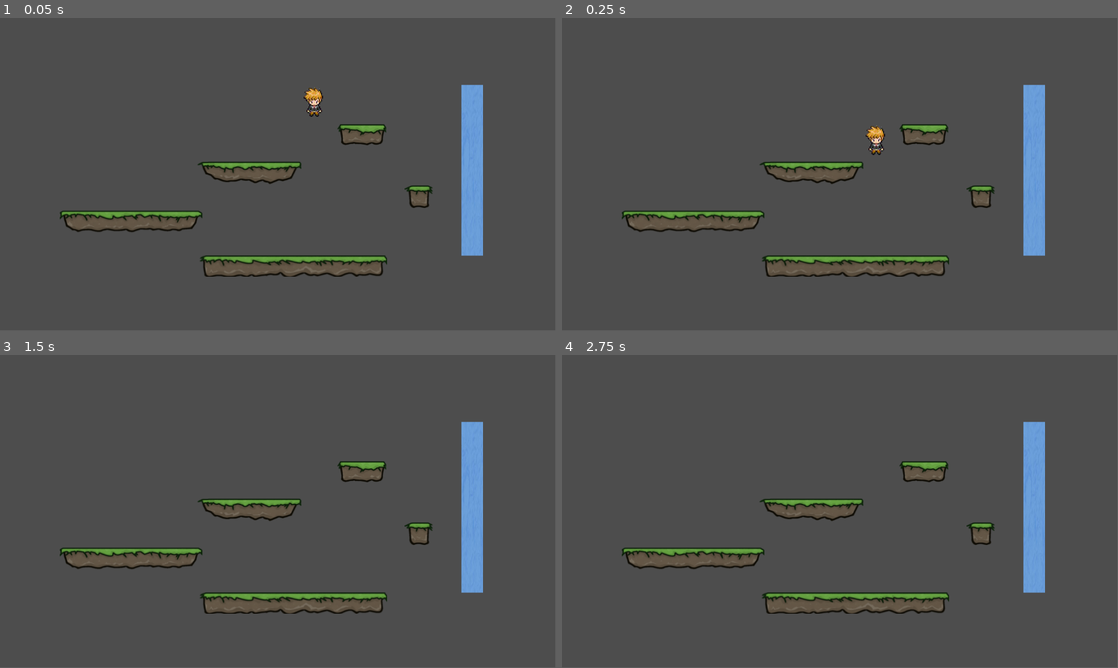
Above: before the commit, frames 1-4 (two rows, left to right).
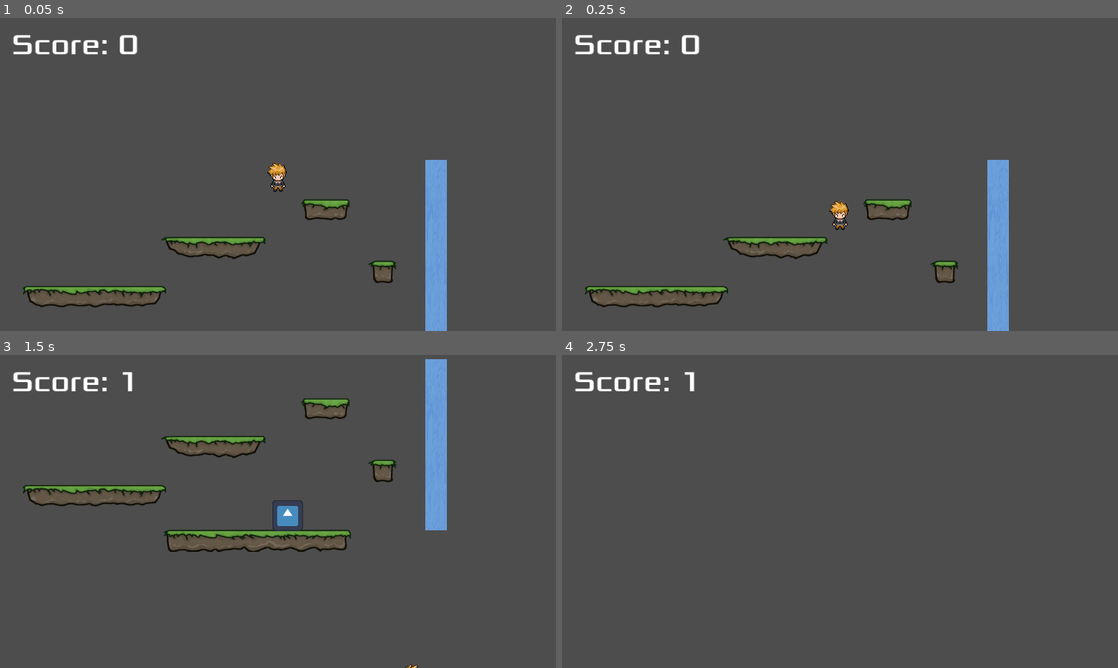
Above: after the commit, the same moments.

Repository: mflash/meujogo20241_31
Game: Godot game, scene res://game.tscn
Same seed, same stepped clock (60 frames per second), same inputs: the game is played once before the commit and once after it. The engine's default icon, where the game draws it, is replaced by a stand-in: a white triangle on a blue panel in a dark square.
Inputs (mouse positions are in pixels of both pictures, inside the frame that each line leads up to):
- Up to frame 1 (0.05 s): no input
- Up to frame 2 (0.25 s): no input
- Up to frame 3 (1.5 s): move the mouse to (400, 495) at 0.52 s; hold D (right) from 0.53 s (still down); tap Space (jump) at 0.6, 0.77, 1.07 s; move the mouse to (166, 527) at 1.27 s; click (166, 527) at 1.35 s
- Up to frame 4 (2.75 s): tap Space (jump) at 1.52, 1.55, 1.82, 2.1 s; move the mouse to (895, 442) at 2.02 s; release D (right) at 2.03 s; hold A (left) from 2.03 s (still down)
In our replay, the window is 799x449 before the commit and 800x450 after it. These sizes can differ from the game's own. Grey fills any space a smaller window leaves; there, only what the larger window draws over its background counts as a difference.

The runs differ from the first frame. In frame 1, 10% of the frame differs, in the area x 2-87%, y 5-100%; in frame 2, 10%; in frame 3, 11%, in the area x 2-87%, y 1-100%; in frame 4, 5.8%.

Commit message:
Janela 2D, Câmera e comunicação entre scripts; instanciação de objetos

Diff:
--- a/anim_player.gd
+++ b/anim_player.gd
@@ -4,6 +4,9 @@
 @export var jump_speed := -1000.0
 @export var gravity := 2500.0
 @onready var sprite = $PlayerSprite
+@onready var box := preload("res://box.tscn")
+
+signal jumped
 
 #func _ready() -> void:
 	#sprite = $PlayerSprite
@@ -19,6 +22,17 @@
 
 	if is_on_floor() and jump:
 		velocity.y = jump_speed
+		#jumped.emit()
+
+		# Usando grupos:
+		get_tree().call_group("HUD", "updateScore")
+
+		# Instanciando cenas (nodos)
+		var b := box.instantiate()
+		# global_position para pegar a pos. no universo
+		b.position = global_position
+		# owner é o "dono" do nodo, ou seja, a raiz da cena
+		owner.add_child(b)
 	velocity.x = vel * speed
 
 func animate():
--- a/anim_player.tscn
+++ b/anim_player.tscn
@@ -153,3 +153,5 @@
 visible = false
 position = Vector2(-2, 1)
 shape = SubResource("RectangleShape2D_2nuhp")
+
+[node name="Camera2D" type="Camera2D" parent="."]
--- /dev/null
+++ b/box.tscn
@@ -0,0 +1,15 @@
+[gd_scene load_steps=3 format=3 uid="uid://dbiiblqkxjj0q"]
+
+[ext_resource type="Texture2D" uid="uid://cycs4n83c7qx8" path="res://icon.svg" id="1_b2314"]
+
+[sub_resource type="RectangleShape2D" id="RectangleShape2D_052pn"]
+size = Vector2(128, 128)
+
+[node name="Box" type="Area2D"]
+scale = Vector2(0.5, 0.5)
+
+[node name="SpriteBox" type="Sprite2D" parent="."]
+texture = ExtResource("1_b2314")
+
+[node name="CollisionShape2D" type="CollisionShape2D" parent="."]
+shape = SubResource("RectangleShape2D_052pn")
--- /dev/null
+++ b/game.gd
@@ -0,0 +1,27 @@
+extends Node2D
+
+# Script de controle principal
+
+@onready var player : CharacterBody2D = $AnimPlayer
+@onready var hud : CanvasLayer = $HUD
+
+var gameScore : int = 0
+
+# Called when the node enters the scene tree for the first time.
+func _ready() -> void:
+	pass # Replace with function body.
+	print("Jogo começou!")
+	print("Pos:"+str(player.position))
+	#player.connect("jumped", _on_jumped)
+
+# chamado via call_group
+func updateScore():
+	print("updateScore do game!")
+	gameScore += 1
+	# Pede para o hud atualizar o score na tela
+	hud.setScore(gameScore)
+
+# callback do signal jumped
+func _on_jumped():
+	print("Jumped!")
+	updateScore()
--- a/game.tscn
+++ b/game.tscn
@@ -1,12 +1,15 @@
-[gd_scene load_steps=14 format=3 uid="uid://cf6j0u3pd3q70"]
+[gd_scene load_steps=17 format=3 uid="uid://cf6j0u3pd3q70"]
 
 [ext_resource type="PackedScene" uid="uid://cwevdboaafka1" path="res://anim_player.tscn" id="1_2d1uw"]
+[ext_resource type="Script" path="res://game.gd" id="1_dxcxe"]
 [ext_resource type="Texture2D" uid="uid://bjn7wd6c1pr1b" path="res://bricks/Bluerock_Texture.jpg" id="2_j2twy"]
 [ext_resource type="Texture2D" uid="uid://bwahhpo8f1twq" path="res://grass/grass1.png" id="3_k7s11"]
 [ext_resource type="Texture2D" uid="uid://ue8pbs8rpww1" path="res://grass/grass2.png" id="4_e11cx"]
 [ext_resource type="Texture2D" uid="uid://bswa42qlqa4rl" path="res://grass/grass3.png" id="5_ljeqp"]
 [ext_resource type="Texture2D" uid="uid://s4h65j5lrn8g" path="res://grass/grass4.png" id="6_3b42s"]
 [ext_resource type="Texture2D" uid="uid://c1842t64r54gl" path="res://grass/grass5.png" id="7_jlvks"]
+[ext_resource type="FontFile" uid="uid://172g7mvsjck2" path="res://Xolonium-Regular.ttf" id="9_1aidq"]
+[ext_resource type="Script" path="res://hud.gd" id="9_s4hix"]
 
 [sub_resource type="RectangleShape2D" id="RectangleShape2D_5djgs"]
 size = Vector2(42, 353)
@@ -26,10 +29,22 @@
 [sub_resource type="RectangleShape2D" id="RectangleShape2D_jp84x"]
 size = Vector2(39, 41)
 
-[node name="Game" type="Node2D"]
+[node name="Game" type="Node2D" groups=["HUD"]]
+script = ExtResource("1_dxcxe")
 
 [node name="AnimPlayer" parent="." instance=ExtResource("1_2d1uw")]
 position = Vector2(652, 169)
+
+[node name="Camera2D" parent="AnimPlayer" index="2"]
+position_smoothing_enabled = true
+drag_horizontal_enabled = true
+drag_vertical_enabled = true
+drag_left_margin = 0.5
+drag_top_margin = 0.5
+drag_right_margin = 0.5
+drag_bottom_margin = 0.5
+editor_draw_limits = true
+editor_draw_drag_margin = true
 
 [node name="StaticBody2D" type="StaticBody2D" parent="."]
 position = Vector2(980, 316)
@@ -104,4 +119,18 @@
 position = Vector2(0.5, -1.5)
 shape = SubResource("RectangleShape2D_jp84x")
 
+[node name="HUD" type="CanvasLayer" parent="." groups=["HUD"]]
+script = ExtResource("9_s4hix")
+
+[node name="Score" type="Label" parent="HUD"]
+offset_left = 24.0
+offset_top = 18.0
+offset_right = 288.0
+offset_bottom = 91.0
+theme_override_fonts/font = ExtResource("9_1aidq")
+theme_override_font_sizes/font_size = 60
+text = "dfgf"
+
+[connection signal="jumped" from="AnimPlayer" to="." method="_on_jumped"]
+
 [editable path="AnimPlayer"]
--- /dev/null
+++ b/hud.gd
@@ -0,0 +1,15 @@
+extends CanvasLayer
+
+@onready var scoreLabel : Label = $Score
+
+# Responsabilidade de atualizar o TEXTO
+# do score na tela é do HUD!
+
+func _ready() -> void:
+	setScore(0)
+
+func updateScore():
+	print("updateScore do HUD!")
+
+func setScore(score: int):
+	scoreLabel.text = "Score: "+str(score)
--- a/project.godot
+++ b/project.godot
@@ -14,6 +14,10 @@
 run/main_scene="res://game.tscn"
 config/features=PackedStringArray("4.2", "Forward Plus")
 config/icon="res://icon.svg"
+
+[display]
+
+window/stretch/mode="canvas_items"
 
 [input]
 
